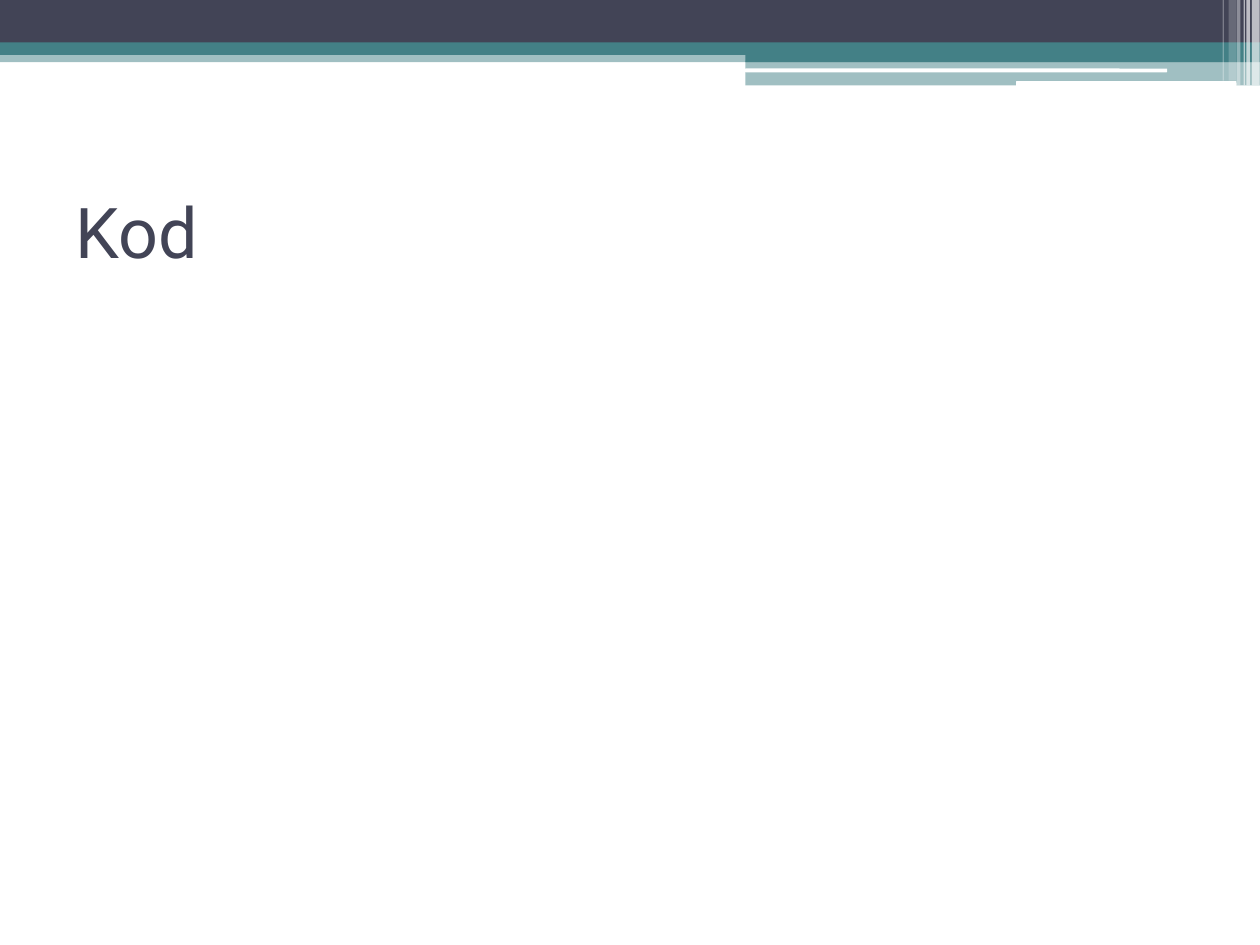
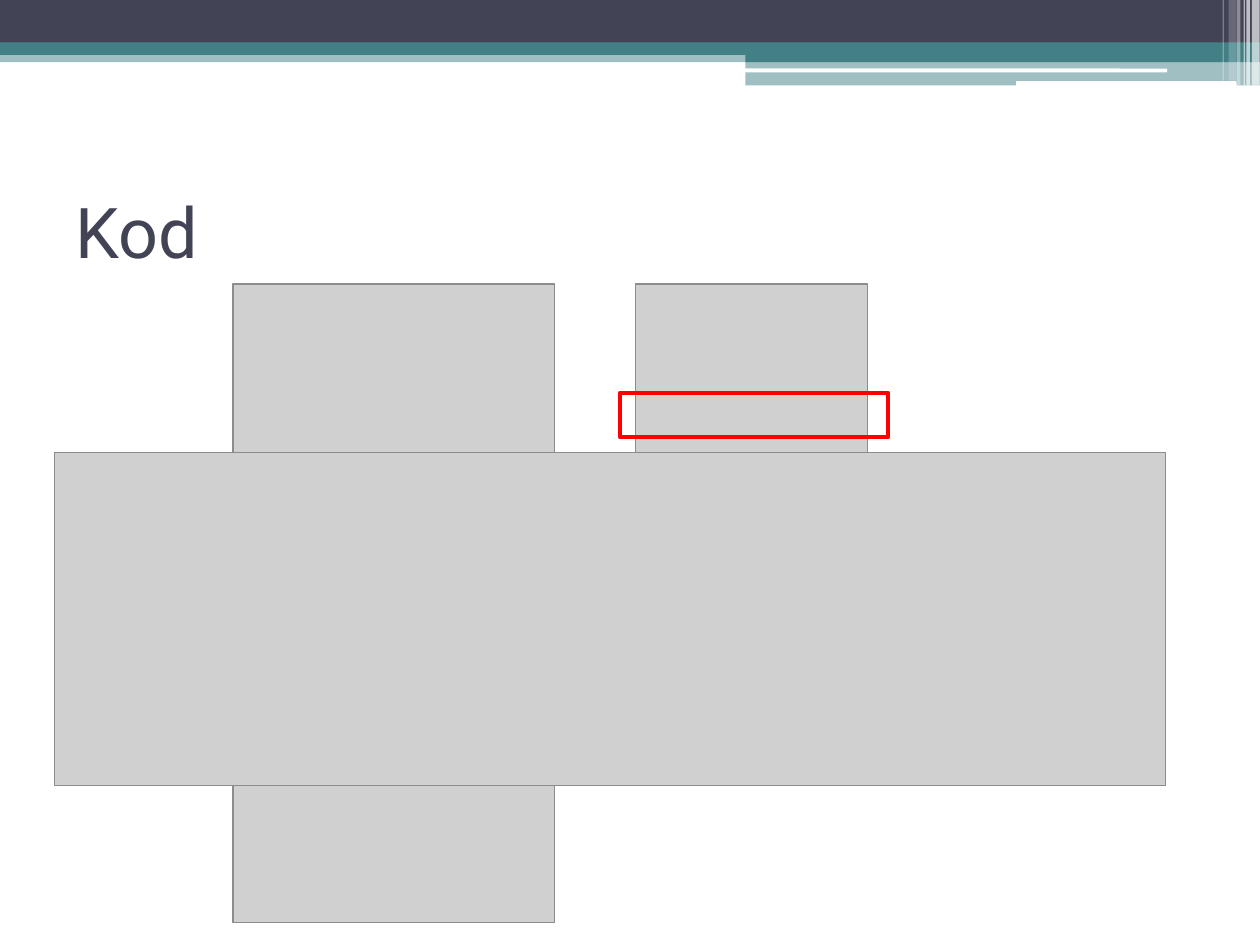
Before and after one commit to KonradMagiera/GUI-CRUD-TeamProject, a slide deck: slide 6 of IPAM-Prezentacja.pptx (slide 7 before the commit). Drawn at 1260x945 pixels with LibreOffice and Linux fonts; fonts in the diff are those of the drawing; grey boxes stand for pictures. Boxes give left, top, right and bottom in pixels: in the first picture for what was removed or moved away, otherwise in the second. Text is boxed around its words. In the diff, an @@ line names an element or a change of style, - is before the commit and + after.

```diff
--- a/IPAM-Prezentacja.pptx
+++ b/IPAM-Prezentacja.pptx
@@ picture added at <box>233,284,554,922</box> @@
@@ picture added at <box>635,284,867,546</box> @@
@@ rectangle added at <box>620,393,888,437</box>, outline #FF0000 2.25 pt @@
@@ picture added at <box>54,452,1166,785</box> @@
```
Also in this commit, not shown: 1 other slide changed, 5 slides added, 1 slide removed.
